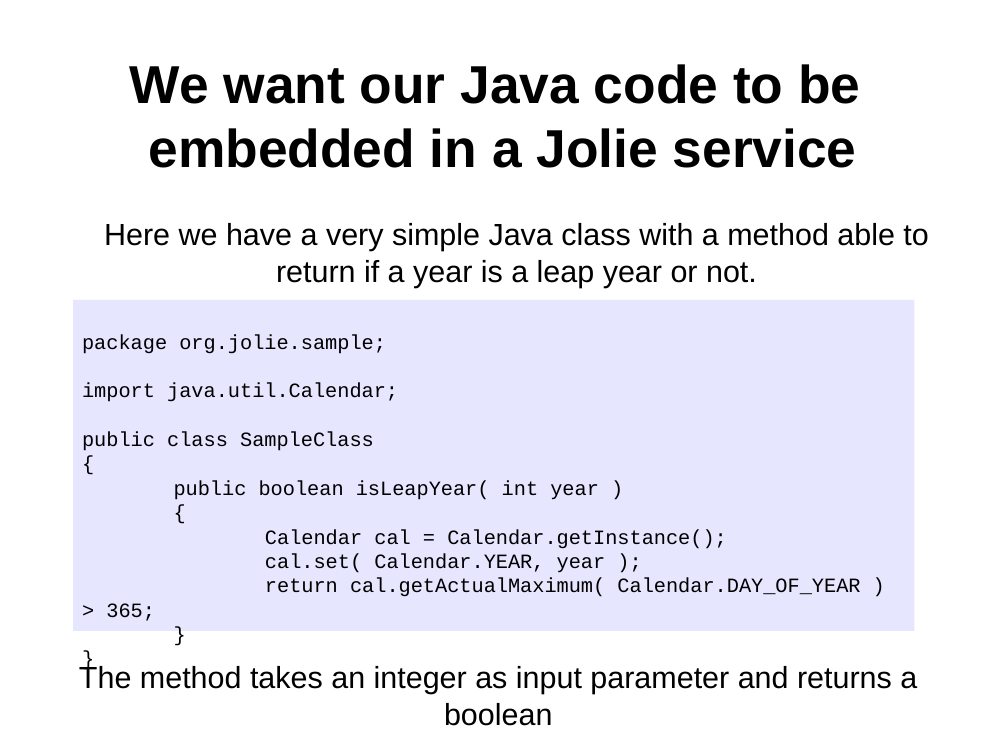
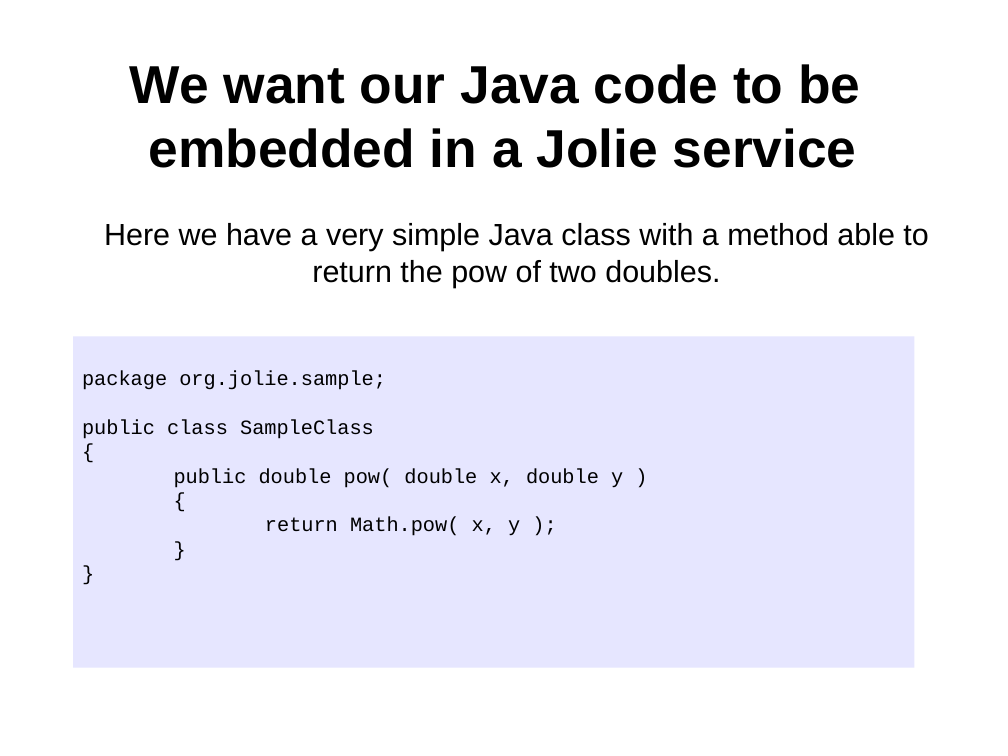
Before and after one commit to jolie/website, a slide deck: slide 2 of www/presentations/java.odp. Drawn at 1008x756 pixels with LibreOffice and Linux fonts; fonts in the diff are those of the drawing. Boxes give left, top, right and bottom in pixels: in the first picture for what was removed or moved away, otherwise in the second. Text is boxed around its words. In the diff, an @@ line names an element or a change of style, - is before the commit and + after.

```diff
--- a/www/presentations/java.odp
+++ b/www/presentations/java.odp
@@ text at <box>104,223,928,288</box>: text changed @@
-Here we have a very simple Java class with a method able to return if a year is a leap year or not.
+Here we have a very simple Java class with a method able to return the pow of two doubles.
@@ rectangle "package org.jolie.sample;": place and size @@
-rectangle "package org.jolie.sample;" at <box>73,300,915,631</box>
+rectangle "package org.jolie.sample;" at <box>73,337,915,668</box>
@@ text in rectangle at <box>82,383,398,402</box>: paragraph removed @@
-import java.util.Calendar;
@@ text in rectangle at <box>174,468,623,488</box>: text changed @@
-public boolean isLeapYear( int year )
+public double pow( double x, double y )
@@ text in rectangle at <box>265,517,520,536</box>: text changed @@
-Calendar cal = Calendar.getInstance();
-cal.set( Calendar.YEAR, year );
-return cal.getActualMaximum( Calendar.DAY_OF_YEAR ) > 365;
+return Math.pow( x, y );
@@ text removed at <box>79,664,917,726</box> @@
-The method takes an integer as input parameter and returns a boolean
```
Also in this commit, not shown: 4 other slides changed.
